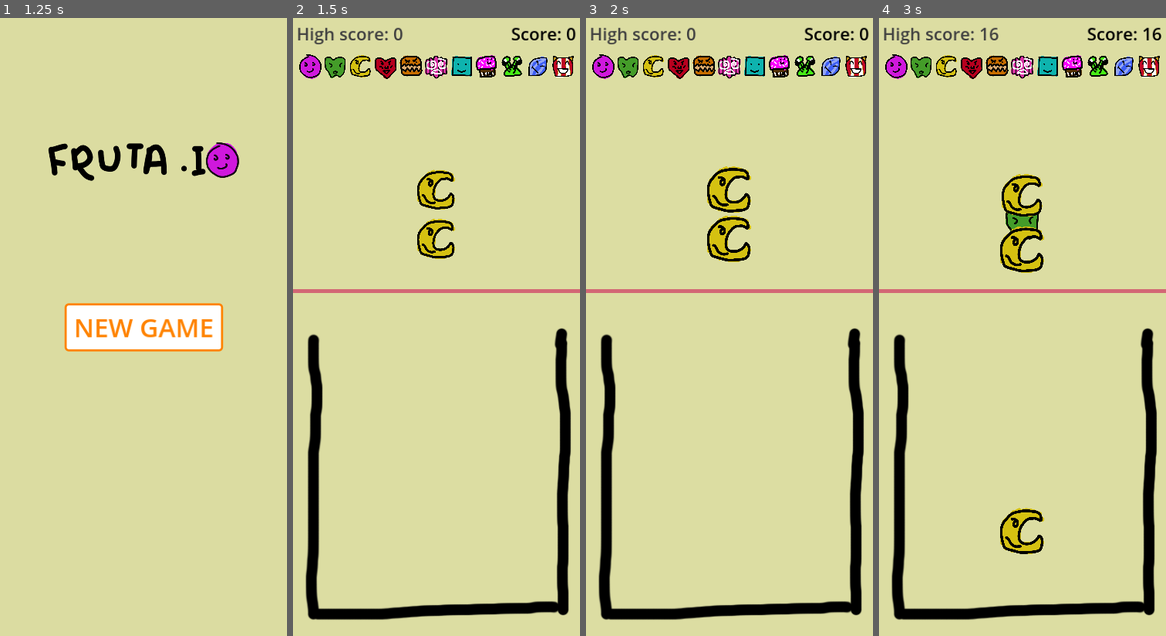
Above: before the commit, frames 1-4 (left to right).
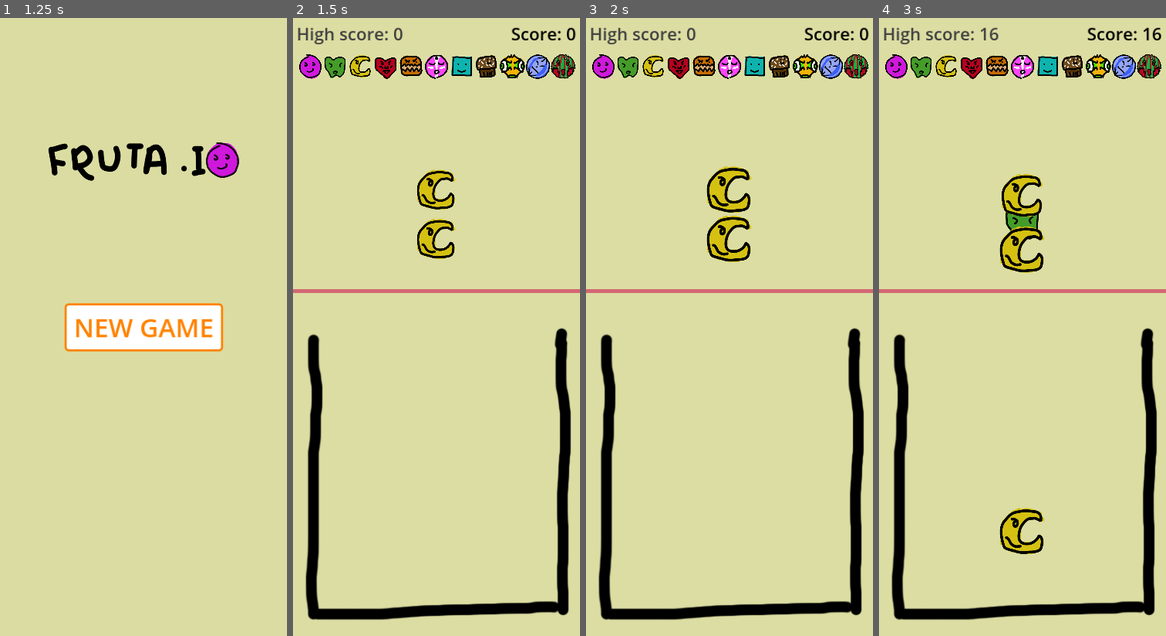
Above: after the commit, the same moments.

Repository: FlamingRat/fruta.io
Game: Godot game, scene res://scenes/menu/intro.tscn
The game is run twice, just before and just after one commit, with the same random seed, the same clock (stepped at 60 frames per second) and the same inputs.
Inputs (mouse positions are in pixels of both pictures, inside the frame that each line leads up to):
- Up to frame 1 (1.25 s): click (143, 327) at 0.5 s
- Up to frame 2 (1.5 s): click "NEW GAME" at 1.25 s
- Up to frame 3 (2 s): no input
- Up to frame 4 (3 s): click (1022, 351) at 2 s; click (1022, 351) at 2.75 s

Frame 1 is identical in both runs. In frame 2, 1.1% of the frame differs, in the area x 2-99%, y 5-39%; in frame 3, 1.2%; in frame 4, 1.3%, in the area x 2-99%, y 5-87%.

Commit message:
Retexture fruit

Diff:
--- a/scenes/fruit/fruit.tscn
+++ b/scenes/fruit/fruit.tscn
@@ -23,6 +23,6 @@
 [node name="sprite_mask" type="Node2D" parent="."]
 
 [node name="sprite" type="Sprite2D" parent="sprite_mask"]
-scale = Vector2(0.02, 0.02)
+scale = Vector2(0.04, 0.04)
 texture = ExtResource("2_lmm3u")
 hframes = 11
Binary file changed: sprites/fruit.png
Not shown, changed: sprites/fruit.psd
